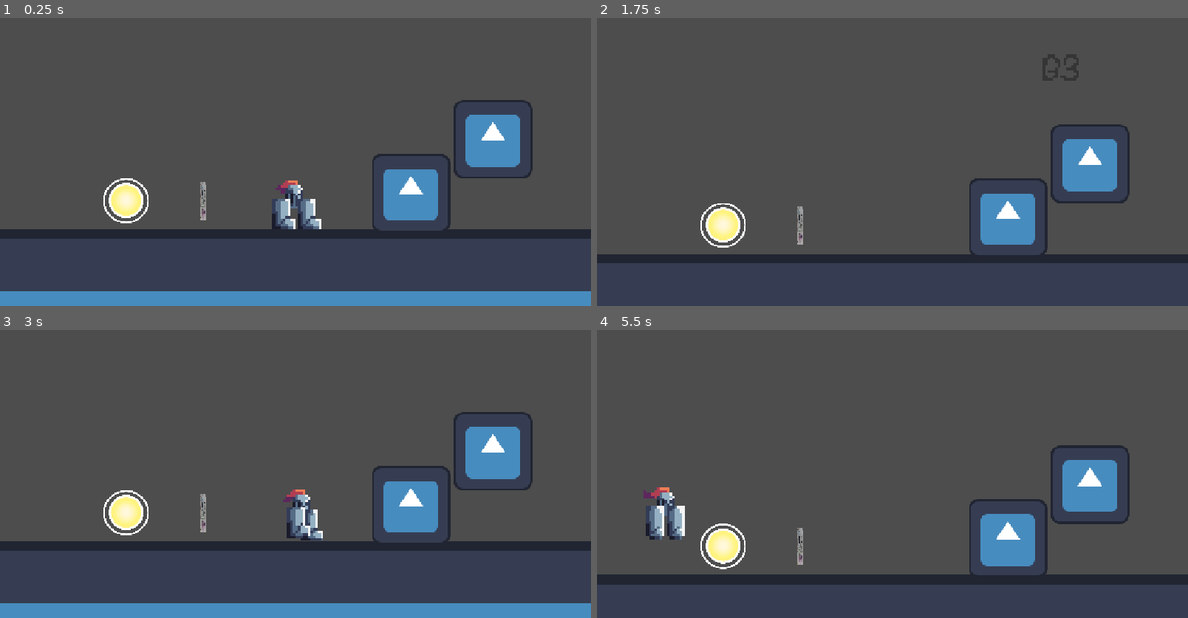
Above: before the commit, frames 1-4 (two rows, left to right).
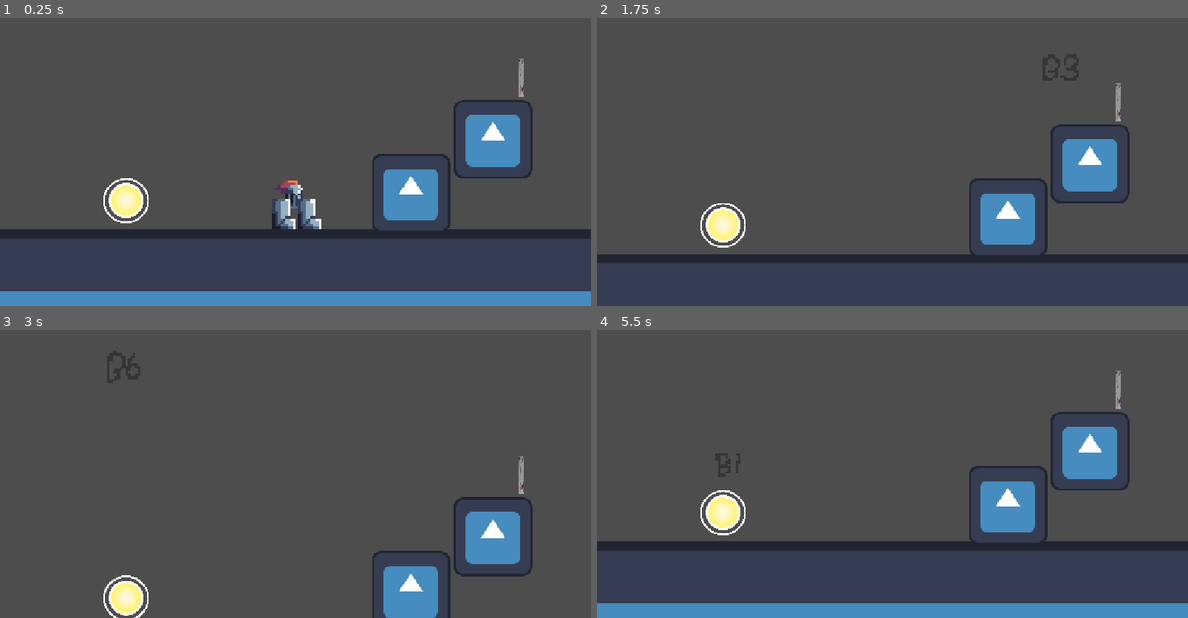
Above: after the commit, the same moments.

Repository: Nukkao/haven-2026
Game: Godot game, scene res://scenes/game.tscn
Same seed, same stepped clock (60 frames per second), same inputs: the game is played once before the commit and once after it. The engine's default icon, where the game draws it, is replaced by a stand-in: a white triangle on a blue panel in a dark square.
Inputs:
- Up to frame 1 (0.25 s): no input
- Up to frame 2 (1.75 s): tap Enter (ui_accept) at 0.5, 0.77, 1.52 s; hold Right (ui_right) from 0.53 s (still down)
- Up to frame 3 (3 s): release Right (ui_right) at 2.03 s; hold Left (ui_left) 2.03-2.78 s; hold Right (ui_right) from 2.78 s (still down)
- Up to frame 4 (5.5 s): tap Enter (ui_accept) at 3.02, 3.77, 4.52 s; release Right (ui_right) at 4.28 s; hold Left (ui_left) 4.28-5.03 s; hold Right (ui_right) from 5.03 s (still down)

The runs differ from the first frame. In frame 1, 0.2% of the frame differs, in the area x 33-89%, y 14-71%; in frame 2, 0.2%; in frame 3, 17%; in frame 4, 19%, in the area x 0-100%, y 14-100%.

Commit message:
made spike code

Diff:
--- a/scenes/game.tscn
+++ b/scenes/game.tscn
@@ -98,7 +98,7 @@
 texture = ExtResource("3_lnu2h")
 
 [node name="spike" type="Area2D" parent="." unique_id=108489005]
-position = Vector2(-36, -10.999997)
+position = Vector2(88, -59)
 rotation = -1.5707964
 scale = Vector2(0.11, 0.03)
 
@@ -121,4 +121,5 @@
 scale = Vector2(0.046442058, 0.045667063)
 texture = ExtResource("4_lbhrr")
 
+[connection signal="body_entered" from="spike" to="Player" method="_on_spike_body_entered"]
 [connection signal="body_entered" from="Area2D" to="Player" method="_on_area_2d_body_entered"]
--- a/scripts/player.gd
+++ b/scripts/player.gd
@@ -61,3 +61,8 @@
 
 
 	move_and_slide()
+
+#death on spike
+func _on_spike_body_entered(body: Node2D) -> void:
+	position = Vector2(1,1)
+	pass # Replace with function body.
